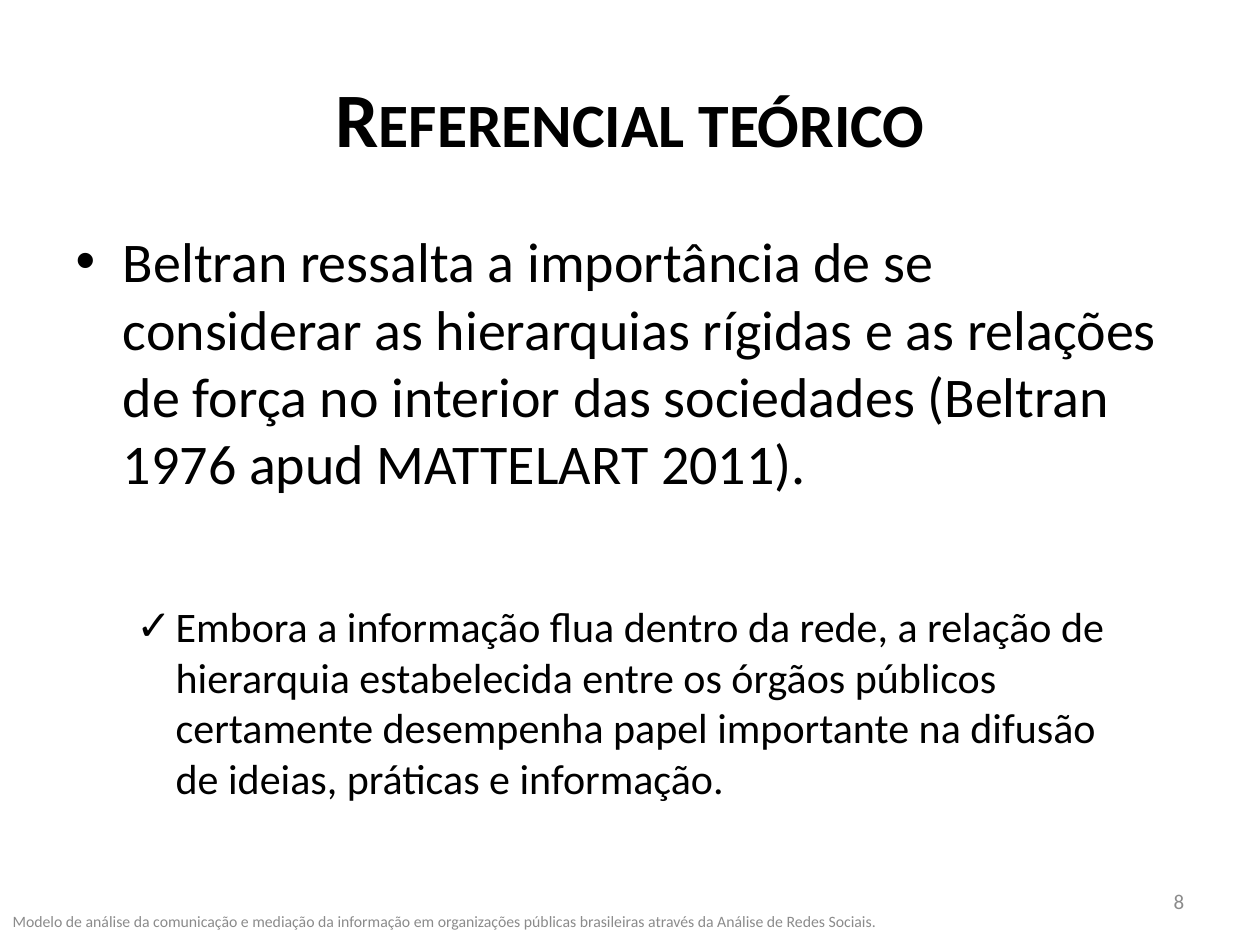
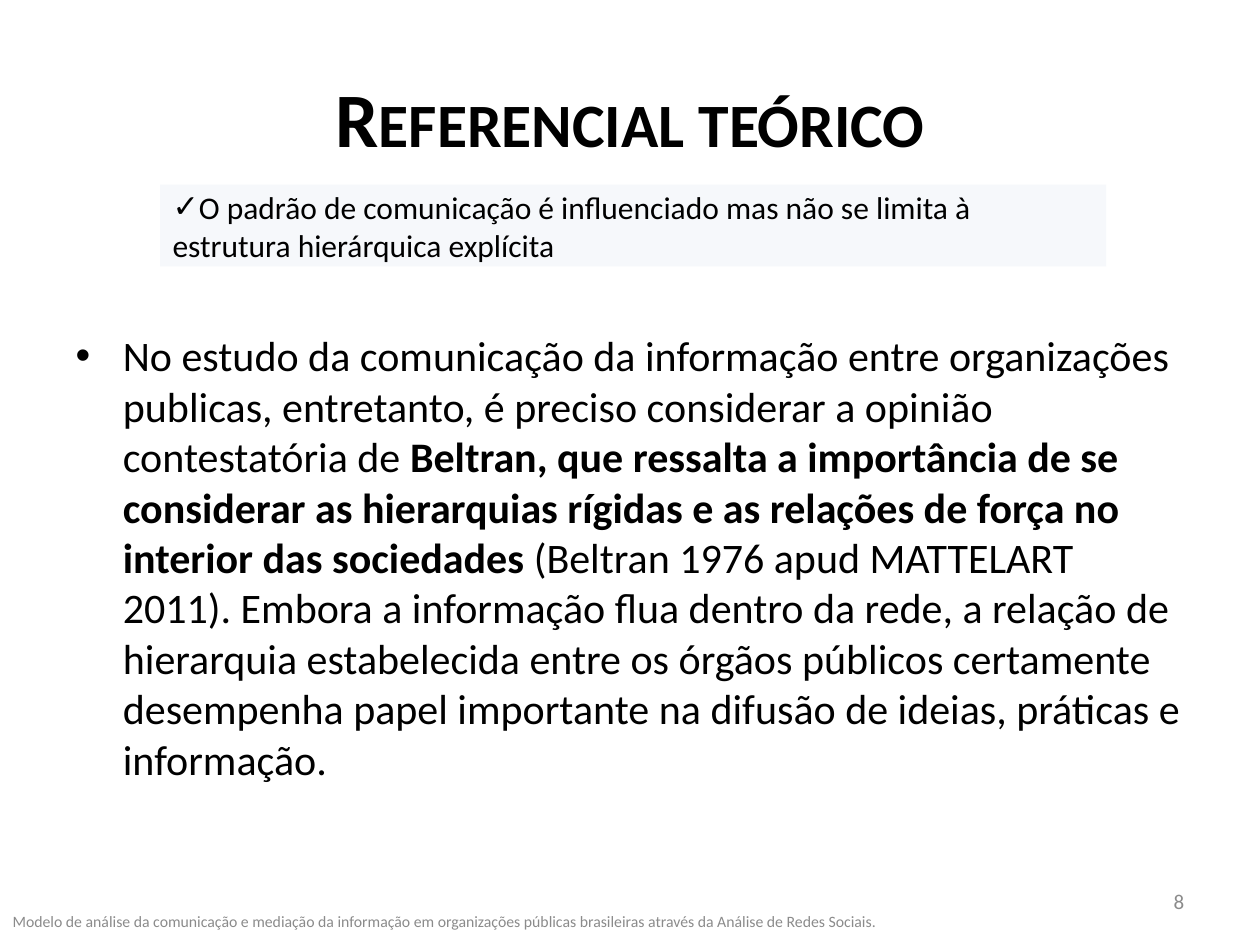
Before and after one commit to frubbs/analisador-dou, a slide deck: slide 8 of Dissertacao/Apresentação1.pptx. Drawn at 1260x945 pixels with LibreOffice and Linux fonts; fonts in the diff are those of the drawing. Boxes give left, top, right and bottom in pixels: in the first picture for what was removed or moved away, otherwise in the second. Text is boxed around its words. In the diff, an @@ line names an element or a change of style, - is before the commit and + after.

```diff
--- a/Dissertacao/Apresentação1.pptx
+++ b/Dissertacao/Apresentação1.pptx
@@ rectangle added at [160, 185, 1106, 267], fill #4F81BD at 5% opacity, 18 pt, text #000000 @@
+✓ O padrão de comunicação é influenciado mas não se limita à estrutura hierárquica explícita
@@ text at [123, 341, 1180, 782]: text changed; size 32 to 24 pt @@
-• Beltran ressalta a importância de se considerar as hierarquias rígidas e as relações de força no interior das sociedades (Beltran 1976 apud MATTELART 2011).
+• No estudo da comunicação da informação entre organizações publicas, entretanto, é preciso considerar a opinião contestatória de Beltran, que ressalta a importância de se considerar as hierarquias rígidas e as relações de força no interior das sociedades (Beltran 1976 apud MATTELART 2011). Embora a informação flua dentro da rede, a relação de hierarquia estabelecida entre os órgãos públicos certamente desempenha papel importante na difusão de ideias, práticas e informação.
@@ text removed at [176, 612, 1104, 801] @@
-✓ Embora a informação flua dentro da rede, a relação de hierarquia estabelecida entre os órgãos públicos certamente desempenha papel importante na difusão de ideias, práticas e informação.
```
Also in this commit, not shown: 5 other slides changed, 1 slide added, 4 slides removed.
